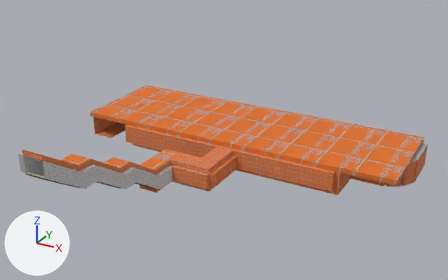
The Blender file map/station_tutorial/station_tutorial.blend: old version first, new version second.
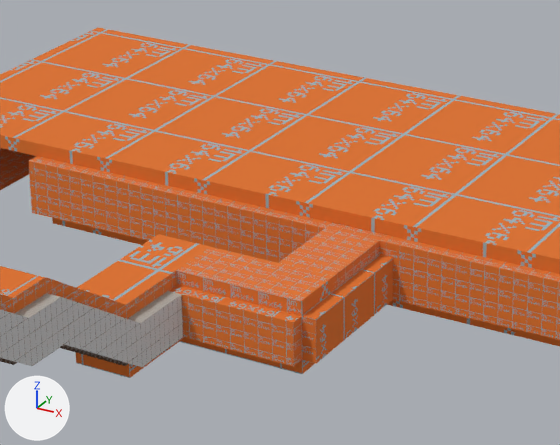
The first picture shows the older version from a 50 mm lens placed at (66.4, -79.7, 54.3), pointed at (13.0, 17.5, 5.7). The close-ups show both versions on the part from 26% to 64% of the width and 27% to 76% of the height of that picture; other places that the commit changed are outside them. Every picture has the same lights, and +X, +Y and +Z are marked at lower left. Objects named as collision shapes, trigger or cutter boxes, shadow casters or lower levels of detail are left out.

Names of what the first close-up shows: 'Back Wall Left -col', 'Back Wall Right -col', 'Bottom Angled Ceiling -col', 'Bottom Ceiling -col', 'Ceiling', 'Ceiling -col', 'Ceiling.001 -col', 'Floor -col', 'Middle Ceiling -col', 'Wall Right-col', 'Wall.002 -col', 'Wall.003 -col'.
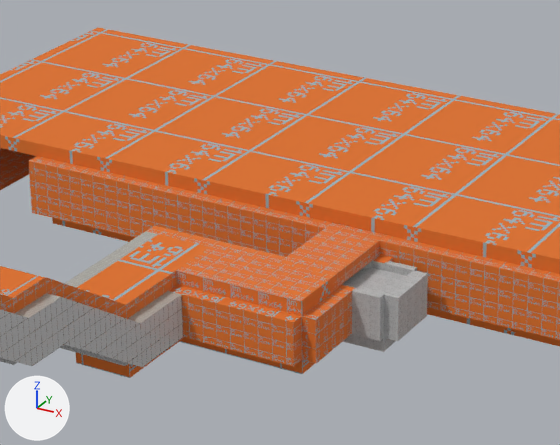
Patch to the scene script:
```diff
--- a/map/station_tutorial/station_tutorial.blend.py
+++ b/map/station_tutorial/station_tutorial.blend.py
@@ me_plane_003 @@
 me_plane_003.from_pydata(...)  # 24 vertices, 6 faces; spans x -12.0..6.0, y -20.0..18.0, z -4.0
 # used by ob_wall_left_col; location = (2.0, 1.0, 2.0); rotation_euler = (0.0, 1.571, 0.0), in degrees (0, 90, 0)
-me_plane_003.vertices[16].co = (3.0, 8.5, -4.0)
-me_plane_003.vertices[18].co = (3.0, 18.0, -4.0)
+# me_plane_003 part 1
+me_plane_003.vertices[16].co = (2.0, 8.5, -4.0)
+me_plane_003.vertices[18].co = (2.0, 18.0, -4.0)
 me_plane_003.materials.append(mat_img_tile2_png)
@@ me_cube_025 @@
-me_cube_025.from_pydata(...)  # 8 vertices, 6 faces; spans x -2.0..7.0, y -0.5..0.5, z -1.0..2.0
+me_cube_025.from_pydata(...)  # 32 vertices, 24 faces; spans x -3.0..7.0, y -0.5..0.5, z -1.0..3.0
+# me_cube_025 part 2
+# 6 vertices are removed from x -2.0..7.0, y -0.5..0.5, z -1.0..2.0
+# 6 faces are deleted
+# 15 vertices are added at x -3.0..7.0, y -0.5, z -1.0..3.0
+# 15 new vertices lie (0.0, 1.0, 0.0) away from vertices in x -3.0..7.0, y -0.5, z -1.0..3.0
+# 18 new faces join them, mat_img_dev_1m_png (picture img_dev_1m_png)
+# 5 new faces join them, mat_img_tile2_png (picture img_tile2_png)
+# 1 new face joins them, mat_img_no_entry_png (picture img_no_entry_png)
 me_cube_025.materials.append(mat_img_dev_1m_png)
 me_cube_025.materials.append(mat_img_tile2_png)
+me_cube_025.materials.append(mat_img_no_entry_png)  # picture img_no_entry_png
@@ me_cube_027 @@
-me_cube_027.from_pydata(...)  # 8 vertices, 6 faces; spans x -1.0..0.0, y -1.0..9.0, z -1.0..2.0
+me_cube_027.from_pydata(...)  # 16 vertices, 12 faces; spans x -1.0..0.0, y -1.0..9.0, z -1.0..2.0
+# me_cube_027 part 3
+# 4 faces are deleted
+# 8 vertices are added at x -1.0..0.0, y 4.0..8.0, z -1.0..2.0
+# 2 new faces join them, mat_img_tile2_png (picture img_tile2_png)
+# 6 new faces join them, mat_img_dev_1m_png (picture img_dev_1m_png)
+# 2 new faces join them, mat_img_concrete1_png (picture img_concrete1_png)
+# me_cube_027 part 4: 1 kept faces spanning x -1.0..0.0, y -1.0, z -1.0..2.0 get new texture (UV) coordinates
 me_cube_027.materials.append(mat_img_dev_1m_png)
 me_cube_027.materials.append(mat_img_tile2_png)
+me_cube_027.materials.append(mat_img_concrete1_png)  # picture img_concrete1_png
@@ ob_booth__col @@
+ob_booth__col = bpy.data.objects.new('Booth -col', me_cube_001)  # 124 vertices, 65 faces, 2 loose edges; spans x -2.0..3.0, y -3.5..1.5, z -2.0..2.0; in mat_img_concrete1_png (picture img_concrete1_png), mat_img_glass1_png (picture img_glass1_png), mat_img_tile1_png (picture img_tile1_png), mat_img_door_png (picture img_door_png)
+ob_booth__col.location = (12.0, 23.0, -3.0)
```

Boxes (x1, y1, x2, y2) around the edits, measured in the close-ups (560 x 445 px):
'Booth -col', added
    after: (342, 261, 428, 352)
'Wall -col', reshaped (not visible before)
    after: (147, 226, 285, 263)
'Wall Left-col', reshaped (not visible before)
    after: (64, 231, 158, 288)
part 3 of me_cube_027, built on
    both: (302, 258, 393, 363)
part 4 of me_cube_027, surface changed
    both: (302, 316, 316, 363)
